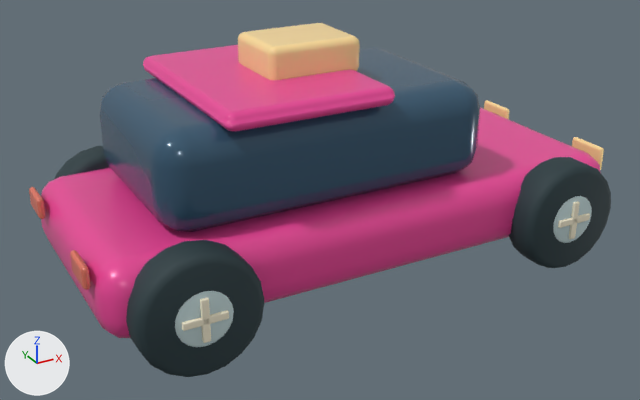
Renders of the glTF model public/models/taxi.glb from each side of a commit.
The view is the same before and after, from a 50 mm lens placed at (-1.398, -2.468, 1.455), pointed at (-0.066, -0.046, 0.243). Lighting does not change. The marker at lower left points along +X, +Y and +Z. The picture after the commit comes second. Where no turn or scale is listed for an object, it has been applied to the vertices. Vertices at exactly the same position are counted once.

In view in the first picture: 'Headlamp.004', 'Opaque blue glass.004', 'Paint taxi', 'Rolling wheels.004', 'Tail lamp.004'.
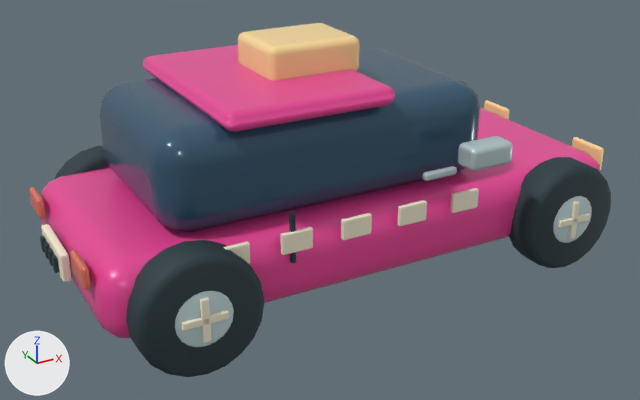
Location of each change, (x1, y1, x2, y2) in pixels of the pictures (640 x 400 px):
'Warm white trim.004', added: after (41, 188, 479, 282)
'Wheel hubs.004', reshaped, moved (not visible before): after (422, 136, 513, 181)
'Tyre rubber.004', added: after (40, 211, 296, 273)

Patch to the scene script:
```diff
--- a/public/models/taxi.glb.py
+++ b/public/models/taxi.glb.py
@@ mat_warm_white_trim @@
+mat_warm_white_trim = principled_material('Warm white trim')
+mat_warm_white_trim.base_color = (0.93, 0.863, 0.665)  # pale yellow #f7efd5
@@ mat_tyre_rubber @@
+mat_tyre_rubber = principled_material('Tyre rubber')
+mat_tyre_rubber.base_color = (0.0203, 0.0437, 0.0513)  # dark cyan #273b40
+mat_tyre_rubber.roughness = 0.9
@@ me_cube_090 @@
 # used by ob_wheel_hubs_004; location = (0.94, 0.0, 0.18)
-me_cube_090.from_pydata(...)  # 96 vertices, 188 faces; spans x -0.027..0.027, y -0.285..0.285, z -0.04..0.04
+me_cube_090.from_pydata(...)  # 480 vertices, 940 faces; spans x -0.19..0.687, y -0.043..0.983, z -0.35..0.038
+# me_cube_090 part 1: 96 vertices removed from x -0.027..0.027, y -0.285..0.285, z -0.04..0.04; 192 vertices added at x -0.19..0.08, y -0.043..0.063, z -0.073..0.038
+# other edits to the shape of me_cube_090 do not show in these pictures
 me_cube_090.materials.append(mat_wheel_hubs)
@@ me_cube_141 @@
+me_cube_141.from_pydata(...)  # 1056 vertices, 2068 faces; spans x -0.408..0.85, y -0.008..0.856, z -0.125..0.032
+me_cube_141.materials.append(mat_warm_white_trim)  # pale yellow #f7efd5
@@ me_cube_139 @@
+me_cube_139.from_pydata(...)  # 576 vertices, 1128 faces; spans x -0.611..0.007, y -0.007..0.841, z -0.114..0.08
+me_cube_139.materials.append(mat_tyre_rubber)  # dark cyan #273b40
@@ ob_wheel_hubs_004 @@
 ob_wheel_hubs_004 = bpy.data.objects.new('Wheel hubs.004', me_cube_090)
-ob_wheel_hubs_004.location = (0.94, 0.0, 0.18)
+ob_wheel_hubs_004.location = (0.28, -0.47, 0.49)
@@ ob_warm_white_trim_004 @@
+ob_warm_white_trim_004 = bpy.data.objects.new('Warm white trim.004', me_cube_141)
+ob_warm_white_trim_004.location = (-0.55, -0.424, 0.32)
@@ ob_tyre_rubber_004 @@
+ob_tyre_rubber_004 = bpy.data.objects.new('Tyre rubber.004', me_cube_139)
+ob_tyre_rubber_004.location = (-0.36, -0.417, 0.33)
```
